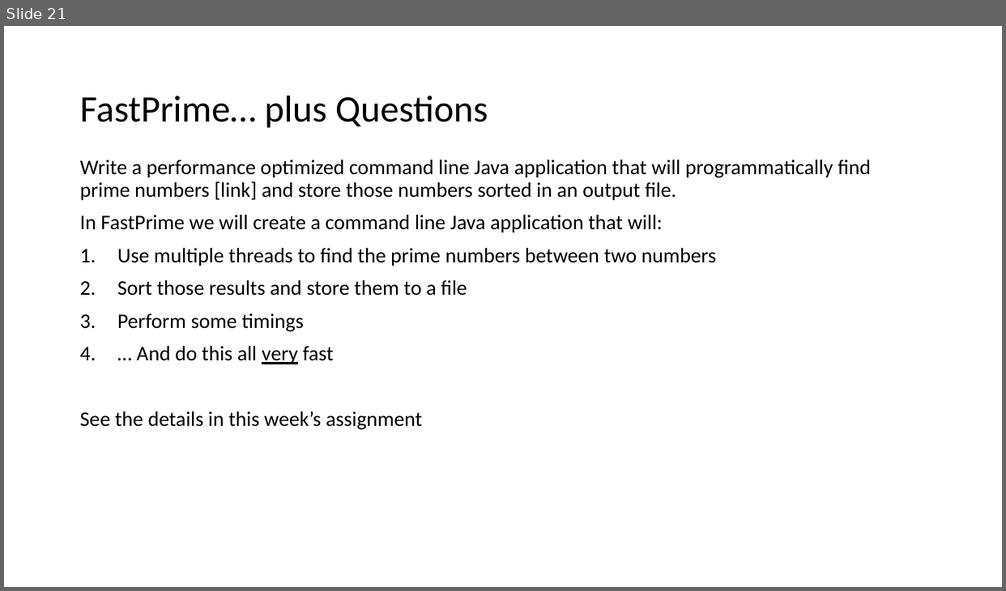
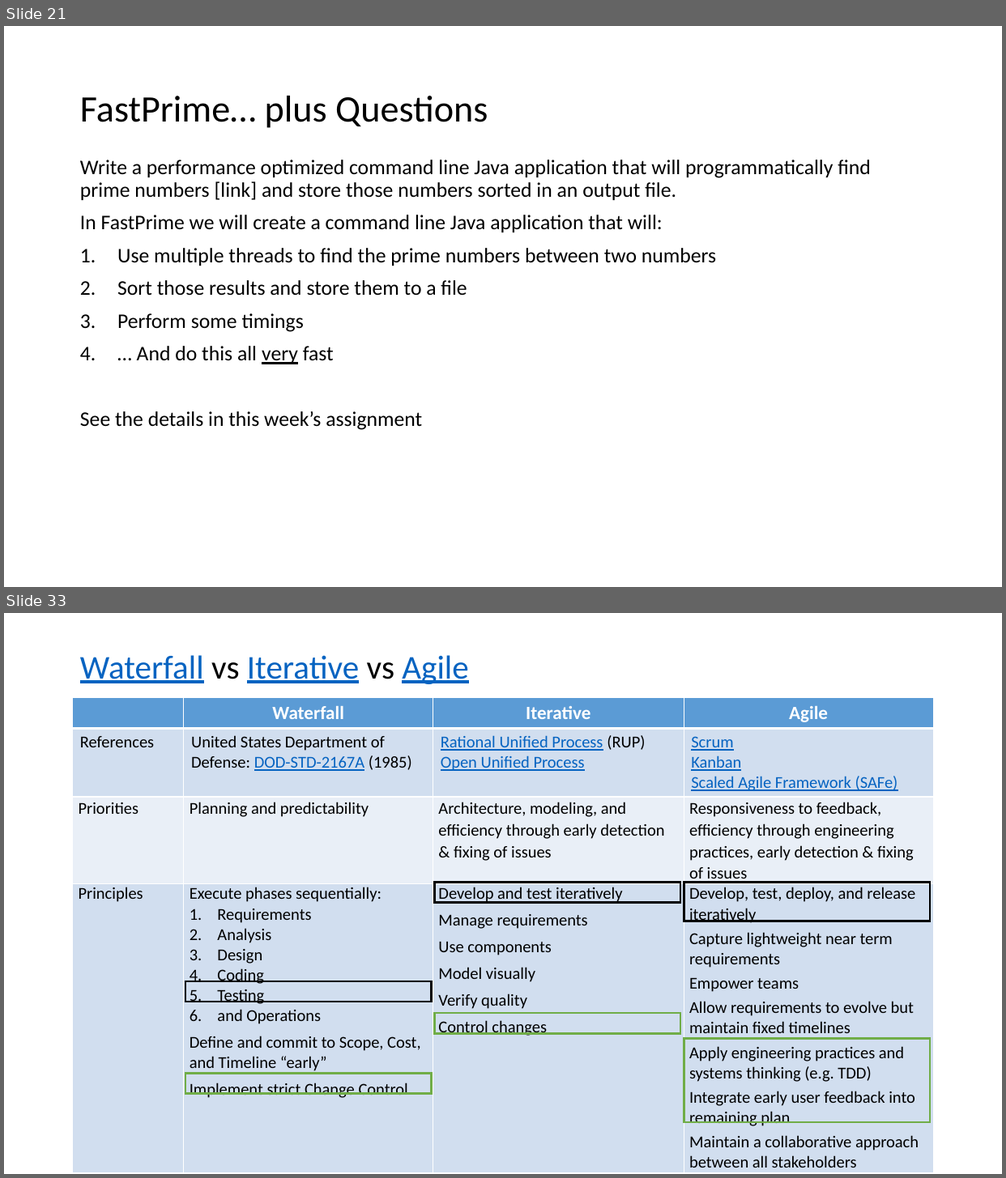
Before and after one commit to EricJPogue/www-epogue-info, a slide deck: CPSC-24500/Week05/2017SpringW05Slides.pptx. Shown one above the other, each under a label of ours: slide 21 before the commit, slides 21 and 33 after it; the slides between them are not shown. The pictures are 1006x591 and 1006x1178 pixels, drawn with LibreOffice and Linux fonts; fonts in the diff are those of the drawing. Boxes give left, top, right and bottom in pixels: in the first picture for what was removed or moved away, otherwise in the second. Text is boxed around its words. In the diff, an @@ line names an element or a change of style, - is before the commit and + after.

```diff
--- a/CPSC-24500/Week05/2017SpringW05Slides.pptx
+++ b/CPSC-24500/Week05/2017SpringW05Slides.pptx
@@ slide 33 added at (4, 613, 1002, 1174), background #FFFFFF @@
@@ title added at (80, 655, 468, 684), 32 pt, text #0563C1, underline @@
+Waterfall vs Iterative vs Agile
@@ table added at (73, 698, 934, 1171), 4 rows, 4 columns @@
+ | Waterfall | Iterative | Agile
+References | United States Department of Defense: DOD-STD-2167A (1985) | Rational Unified Process (RUP) / Open Unified Process | Scrum / Kanban / Scaled Agile Framework (SAFe)
+Priorities | Planning and predictability | Architecture, modeling, and efficiency through early detection & fixing of issues | Responsiveness to feedback, efficiency through engineering practices, early detection & fixing of issues
+Principles | Execute phases sequentially: / Requirements / Analysis / Design / Coding / Testing / and Operations / Define and commit to Scope, Cost, and Timeline “early” / Implement strict Change Control | Develop and test iteratively / Manage requirements / Use components / Model visually / Verify quality / Control changes | Develop, test, deploy, and release iteratively / Capture lightweight near term requirements / Empower teams / Allow requirements to evolve but maintain fixed timelines / Apply engineering practices and systems thinking (e.g. TDD) / Integrate early user feedback into remaining plan / Maintain a collaborative approach between all stakeholders
@@ rectangle added at (434, 883, 680, 903), outline #000000 2 pt @@
@@ rectangle added at (684, 883, 930, 922), outline #000000 2 pt @@
@@ rectangle added at (185, 982, 431, 1002), outline #000000 2 pt @@
@@ rectangle added at (434, 1013, 680, 1033), outline #70AD47 2 pt @@
@@ rectangle added at (684, 1039, 930, 1122), outline #70AD47 2 pt @@
@@ rectangle added at (185, 1073, 431, 1093), outline #70AD47 2 pt @@
```
Also in this commit, not shown: 2 slides changed, 16 other slides added, 2 slides removed, 1 other file.
